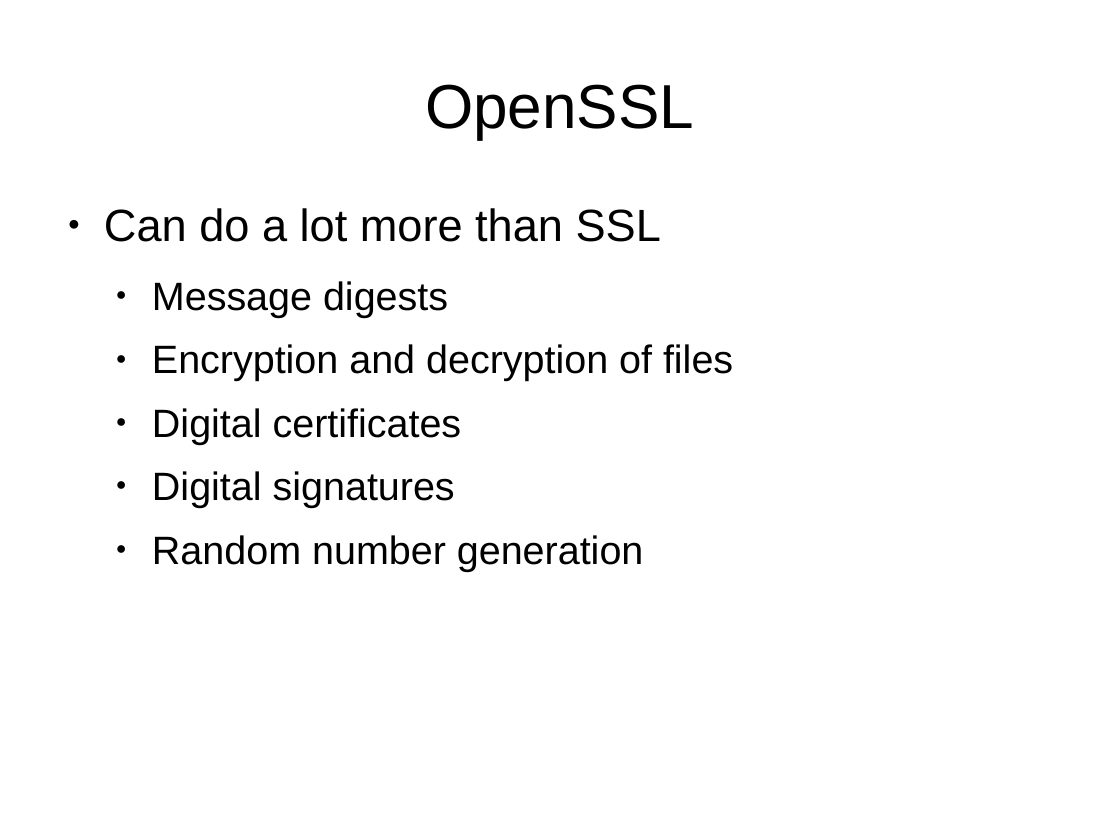
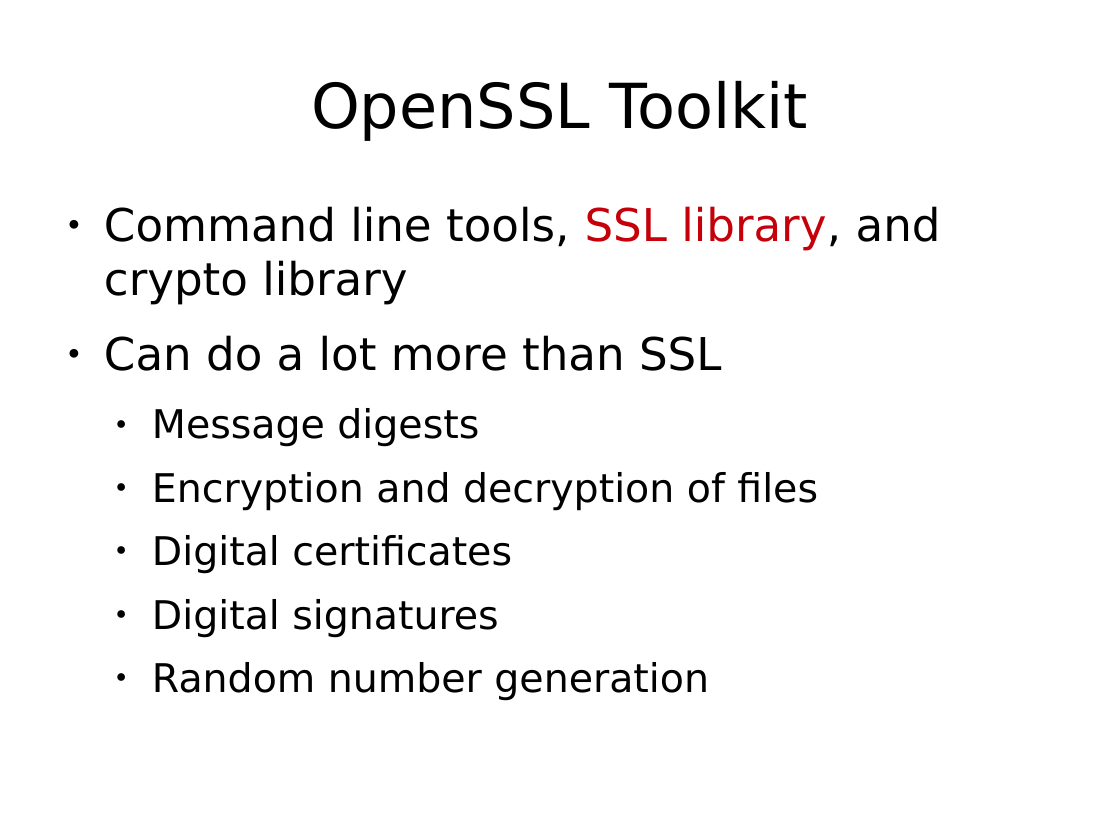
Before and after one commit to Jarvishappy/15-441-Recitation-Sessions, a slide deck: slide 16 of recitation6/src/recitation6.odp (slide 4 before the commit). Drawn at 1120x840 pixels with LibreOffice and Linux fonts; fonts in the diff are those of the drawing. Boxes give left, top, right and bottom in pixels: in the first picture for what was removed or moved away, otherwise in the second. Text is boxed around its words. In the diff, an @@ line names an element or a change of style, - is before the commit and + after.

```diff
--- a/recitation6/src/recitation6.odp
+++ b/recitation6/src/recitation6.odp
@@ title at (x1=311, y1=80, x2=808, y2=141): text changed; font Arial to DejaVu Sans @@
-OpenSSL
+OpenSSL Toolkit
@@ text at (x1=104, y1=206, x2=941, y2=305): paragraph added @@
+● Command line tools, SSL library, and crypto library
@@ text at (x1=104, y1=335, x2=818, y2=701): font Arial to DejaVu Sans in "Can do a lot more than SSL", "Message digests", "Encryption and decryption of files", "Digital certificates" and 2 more places @@
```
Also in this commit, not shown: 27 other slides changed, 16 slides added, 6 slides removed, 1 other file.
